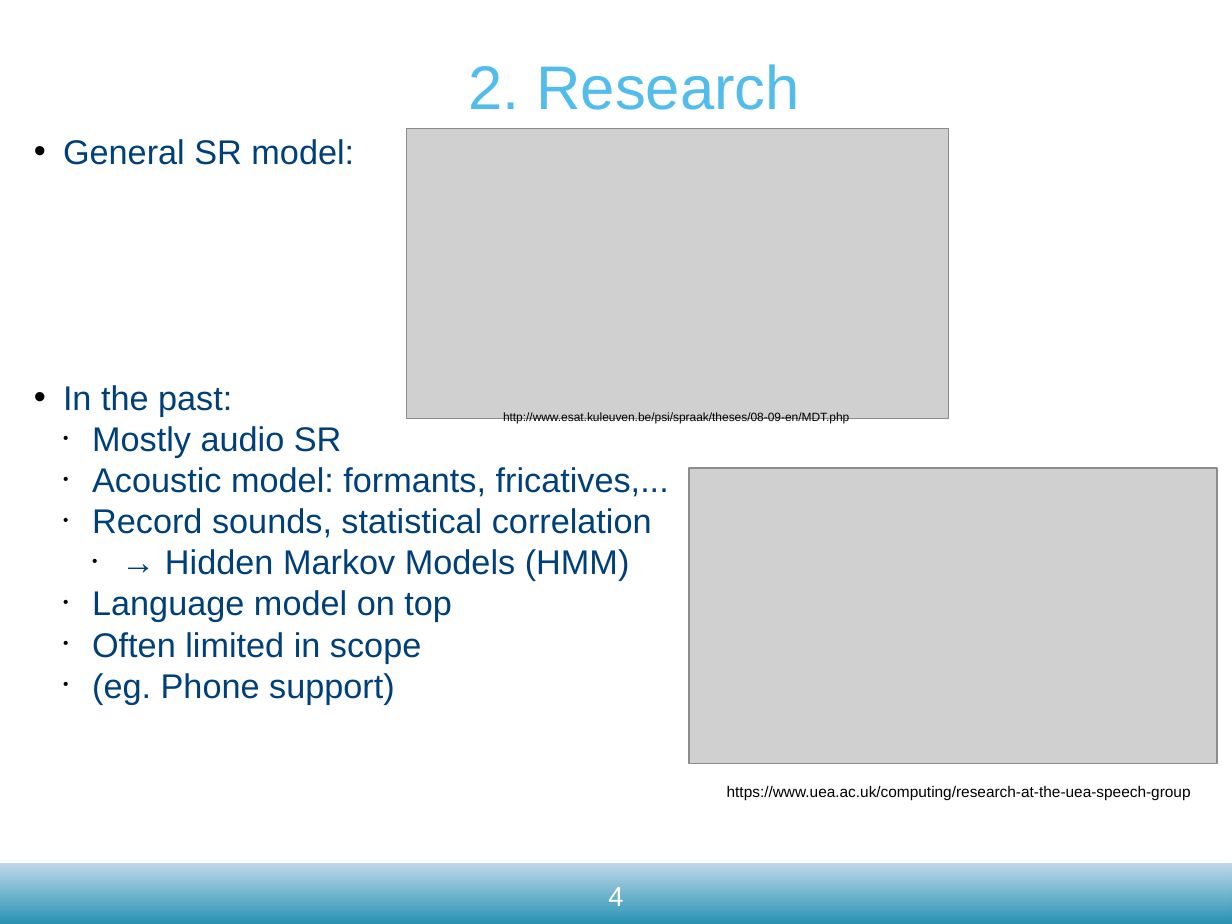
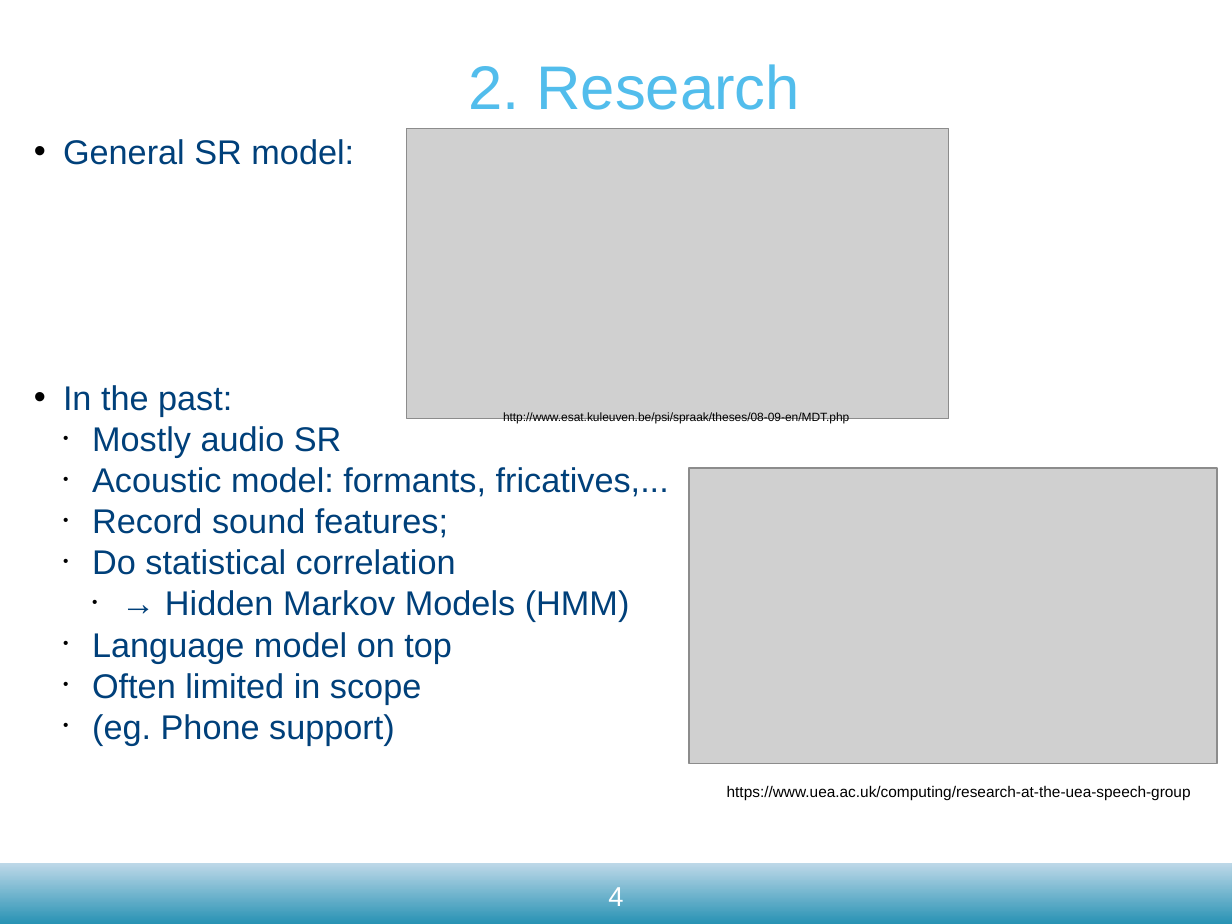
Before and after one commit to matthijsvk/multimodalSR, a slide deck: slide 4 of report/tussentijdse/convNetsSR21dec2017.odp. Drawn at 1232x924 pixels with LibreOffice and Linux fonts; fonts in the diff are those of the drawing; grey boxes stand for pictures; background and template pictures are left out. Boxes give left, top, right and bottom in pixels: in the first picture for what was removed or moved away, otherwise in the second. Text is boxed around its words. In the diff, an @@ line names an element or a change of style, - is before the commit and + after.

```diff
--- a/report/tussentijdse/convNetsSR21dec2017.odp
+++ b/report/tussentijdse/convNetsSR21dec2017.odp
@@ text at [92,508,456,575]: text changed @@
-  • Record sounds, statistical correlation
+  • Record sound features;
+  • Do statistical correlation
```
Also in this commit, not shown: 5 other slides changed, 3 other files.
